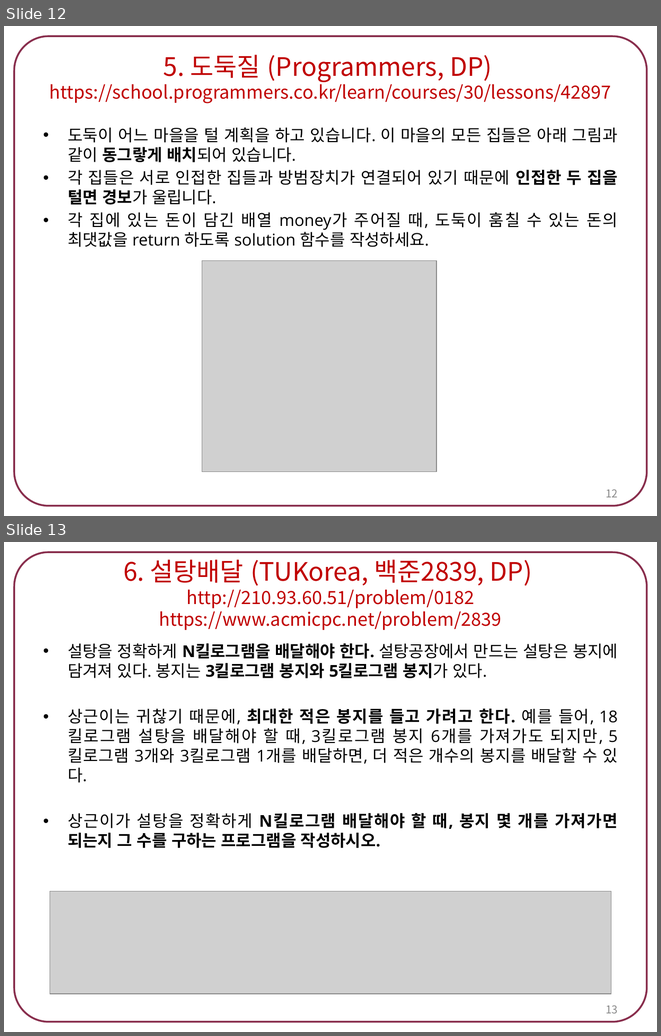
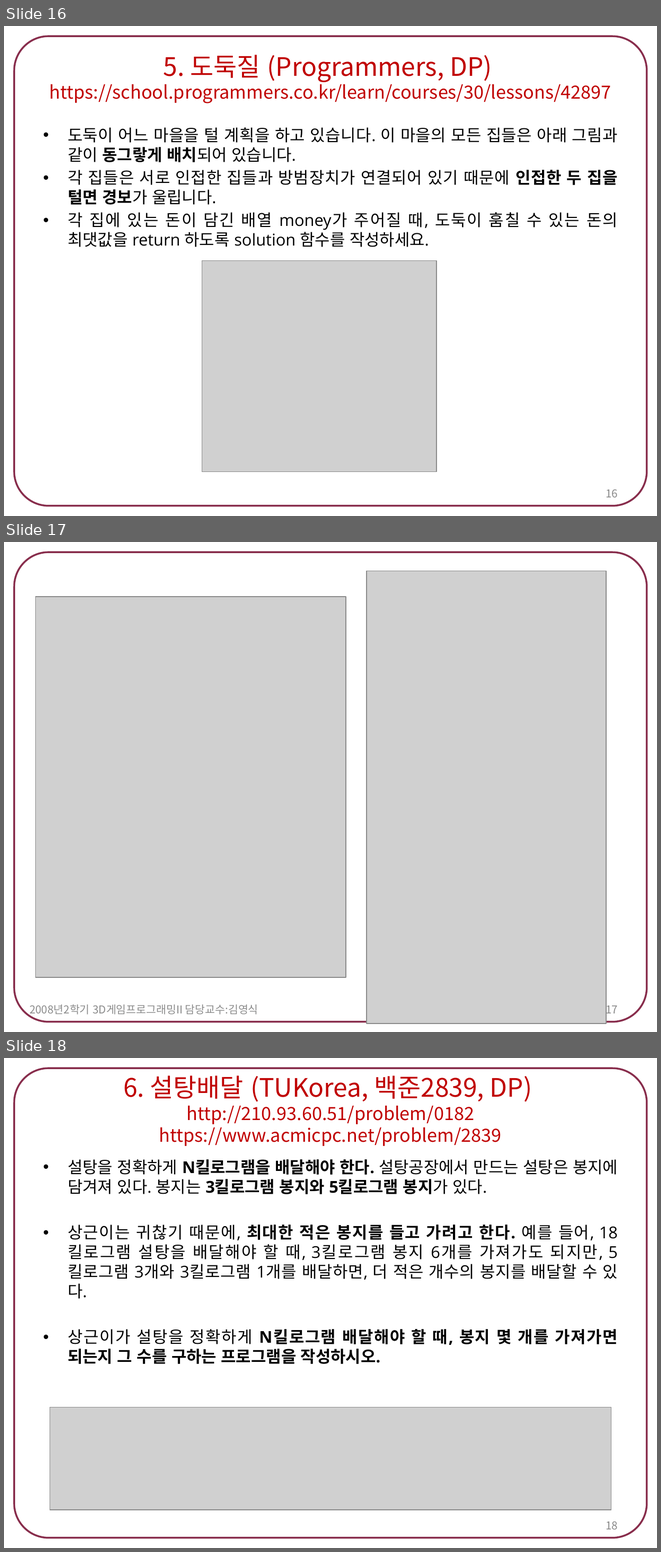
Before and after one commit to tlsdn0403/4-1, a slide deck: 스크립트언어/숙제6. 다이나믹 프로그래밍.pptx. Shown one above the other, each under a label of ours: slides 12 and 13 before the commit, slides 16, 17 and 18 after it. The pictures are 661x1036 and 661x1552 pixels, drawn with LibreOffice and Linux fonts; fonts in the diff are those of the drawing; grey boxes stand for pictures. Boxes give left, top, right and bottom in pixels: in the first picture for what was removed or moved away, otherwise in the second. Text is boxed around its words. In the diff, an @@ line names an element or a change of style, - is before the commit and + after.

```diff
--- a/스크립트언어/숙제6. 다이나믹 프로그래밍.pptx
+++ b/스크립트언어/숙제6. 다이나믹 프로그래밍.pptx
@@ slide 17 added at (x1=4, y1=542, x2=657, y2=1032), background #FFFFFF; not listed: 1 template element that a slide beside it also shows @@
@@ picture added at (x1=367, y1=571, x2=606, y2=1023) @@
@@ picture added at (x1=35, y1=597, x2=345, y2=978) @@
@@ page number added at (x1=606, y1=1002, x2=618, y2=1016), 12 pt, text #898989 @@
+17
@@ text added at (x1=29, y1=1004, x2=258, y2=1016), 12 pt, text #8C8C8C @@
+2008년2학기 3D게임프로그래밍II 담당교수:김영식
@@ what was slide 12 is now slide 16 @@
@@ page number at (x1=606, y1=489, x2=618, y2=497): text changed @@
-12
+16
@@ what was slide 13 is now slide 18 @@
@@ page number at (x1=606, y1=1521, x2=618, y2=1529): text changed @@
-13
+18
```
Also in this commit, not shown: 4 other slides added, 14 other files.
